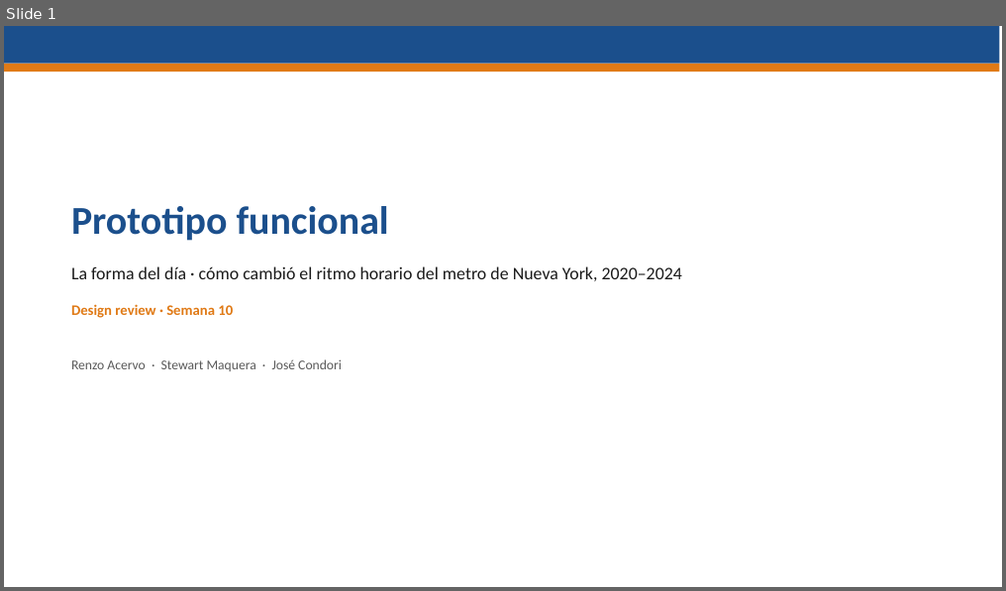
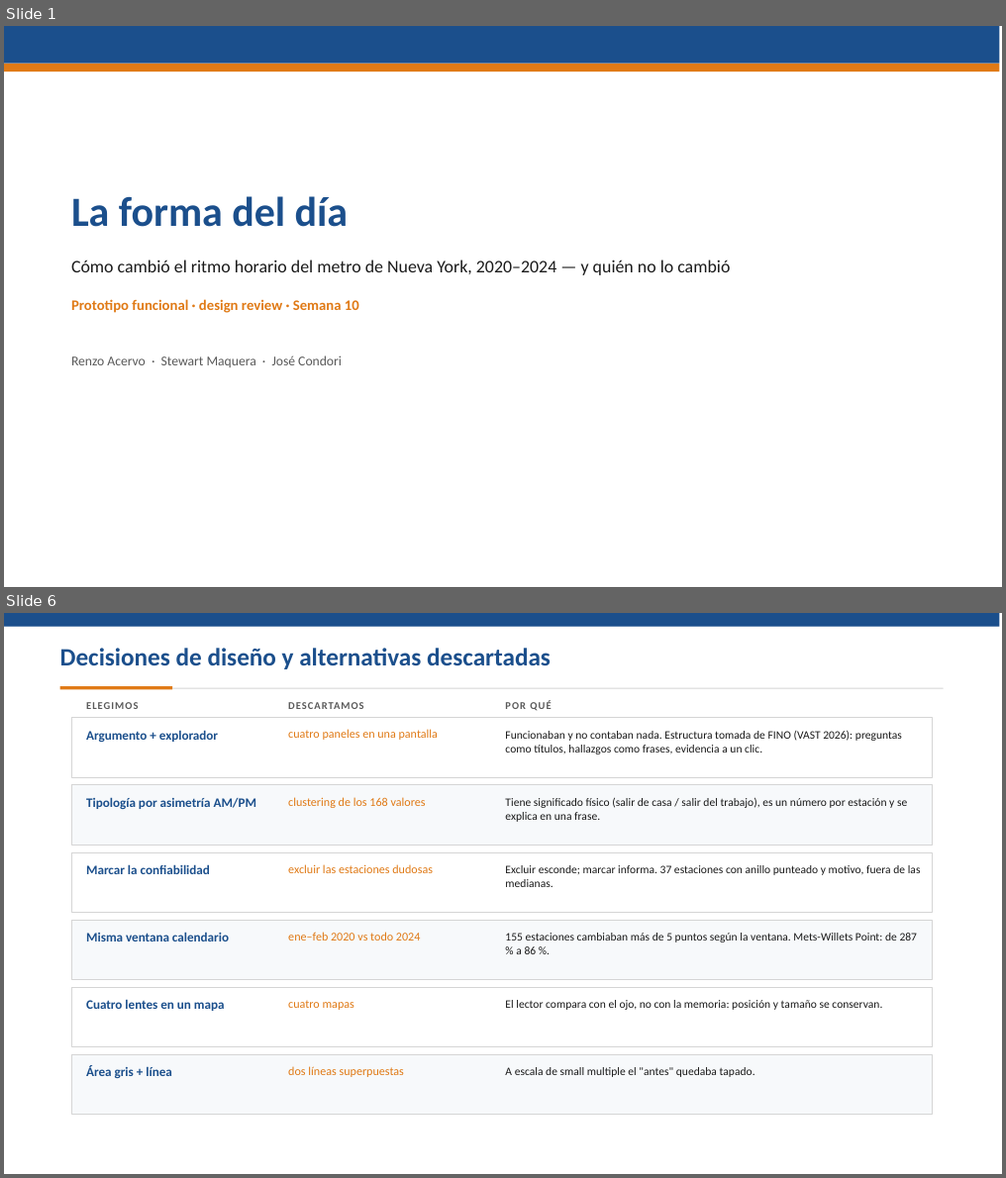
Before and after one commit to stewartmb/data-visualization-2026-2, a slide deck: deliveries/week10/PresentationWeek10.pptx. Shown one above the other, each under a label of ours: slide 1 before the commit, slides 1 and 6 after it; the slides between them are not shown. The pictures are 1006x591 and 1006x1178 pixels, drawn with LibreOffice and Linux fonts; fonts in the diff are those of the drawing. Boxes give left, top, right and bottom in pixels: in the first picture for what was removed or moved away, otherwise in the second. Text is boxed around its words. In the diff, an @@ line names an element or a change of style, - is before the commit and + after.

Commit message:
Rebuild the week 10 delivery on the narrative application
El prototipo pasa de cuatro paneles a siete capitulos guiados mas un
explorador enlazado, con tipologia de estaciones, capa de confiabilidad,
hallazgos generados desde el modelo y geografia real. Reporte, README,
presentacion, guion y capturas rehechos; preguntas de feedback nuevas.

```diff
--- a/deliveries/week10/PresentationWeek10.pptx
+++ b/deliveries/week10/PresentationWeek10.pptx
@@ slide 6 added at (4,613,1002,1174), background #FFFFFF @@
@@ rectangle added at (4,613,1000,627), fill #1B4F8C @@
@@ text added at (60,648,550,669), 24 pt, text #1B4F8C, bold @@
+Decisiones de diseño y alternativas descartadas
@@ rectangle added at (60,686,172,689), fill #E07A16 @@
@@ rectangle added at (172,688,944,688), fill #D5D5D5 @@
@@ text added at (505,700,550,711), 10 pt, text #5A5A5A, bold @@
+POR QUÉ
@@ rectangle added at (71,718,933,777), fill #FFFFFF, outline #D5D5D5 0.75 pt @@
@@ text added at (86,702,138,709), 10 pt, text #5A5A5A, bold @@
+ELEGIMOS
@@ text added at (86,730,218,743), 12.5 pt, text #1B4F8C, bold @@
+Argumento + explorador
@@ text added at (288,702,363,709), 10 pt, text #5A5A5A, bold @@
+DESCARTAMOS
@@ text added at (288,729,438,740), 11.5 pt, text #E07A16 @@
+cuatro paneles en una pantalla
@@ text added at (505,730,902,755), 11 pt, text #1A1A1A @@
+Funcionaban y no contaban nada. Estructura tomada de FINO (VAST 2026): preguntas como títulos, hallazgos como frases, evidencia a un clic.
@@ rectangle added at (71,785,933,845), fill #F7F9FB, outline #D5D5D5 0.75 pt @@
@@ text added at (86,797,256,809), 12.5 pt, text #1B4F8C, bold @@
+Tipología por asimetría AM/PM
@@ text added at (288,797,426,808), 11.5 pt, text #E07A16 @@
+clustering de los 168 valores
@@ text added at (505,797,907,822), 11 pt, text #1A1A1A @@
+Tiene significado físico (salir de casa / salir del trabajo), es un número por estación y se explica en una frase.
@@ rectangle added at (71,853,933,912), fill #FFFFFF, outline #D5D5D5 0.75 pt @@
@@ text added at (86,864,210,874), 12.5 pt, text #1B4F8C, bold @@
+Marcar la confiabilidad
@@ text added at (288,864,433,873), 11.5 pt, text #E07A16 @@
+excluir las estaciones dudosas
@@ text added at (505,865,921,887), 11 pt, text #1A1A1A @@
+Excluir esconde; marcar informa. 37 estaciones con anillo punteado y motivo, fuera de las medianas.
@@ rectangle added at (71,920,933,980), fill #F7F9FB, outline #D5D5D5 0.75 pt @@
@@ text added at (86,932,229,942), 12.5 pt, text #1B4F8C, bold @@
+Misma ventana calendario
@@ text added at (288,932,420,941), 11.5 pt, text #E07A16 @@
+ene–feb 2020 vs todo 2024
@@ text added at (505,933,918,955), 11 pt, text #1A1A1A @@
+155 estaciones cambiaban más de 5 puntos según la ventana. Mets-Willets Point: de 287 % a 86 %.
@@ rectangle added at (71,987,933,1048), fill #FFFFFF, outline #D5D5D5 0.75 pt @@
@@ text added at (86,999,225,1011), 12.5 pt, text #1B4F8C, bold @@
+Cuatro lentes en un mapa
@@ text added at (288,1000,354,1010), 11.5 pt, text #E07A16 @@
+cuatro mapas
@@ text added at (505,1000,882,1010), 11 pt, text #1A1A1A @@
+El lector compara con el ojo, no con la memoria: posición y tamaño se conservan.
@@ rectangle added at (71,1055,933,1115), fill #F7F9FB, outline #D5D5D5 0.75 pt @@
@@ text added at (86,1065,172,1079), 12.5 pt, text #1B4F8C, bold @@
+Área gris + línea
@@ text added at (288,1066,404,1077), 11.5 pt, text #E07A16 @@
+dos líneas superpuestas
@@ text added at (505,1067,755,1077), 11 pt, text #1A1A1A @@
+A escala de small multiple el "antes" quedaba tapado.
@@ slide 1 changed as well @@
@@ text at (71,196,349,227): text changed; size 38 to 40 pt @@
-Prototipo funcional
+La forma del día
@@ text at (71,260,730,275): text changed @@
-La forma del día · cómo cambió el ritmo horario del metro de Nueva York, 2020–2024
+Cómo cambió el ritmo horario del metro de Nueva York, 2020–2024 — y quién no lo cambió
@@ text at (71,299,359,313): text changed @@
-Design review · Semana 10
+Prototipo funcional · design review · Semana 10
@@ text "Renzo Acervo · Stewart Maquera ...": place and size @@
-text "Renzo Acervo · Stewart Maquera ..." at (71,360,342,372)
+text "Renzo Acervo · Stewart Maquera ..." at (71,356,342,368)
```
Also in this commit, not shown: 1 other slide changed, 5 other slides added, 6 slides removed, 42 other files.
